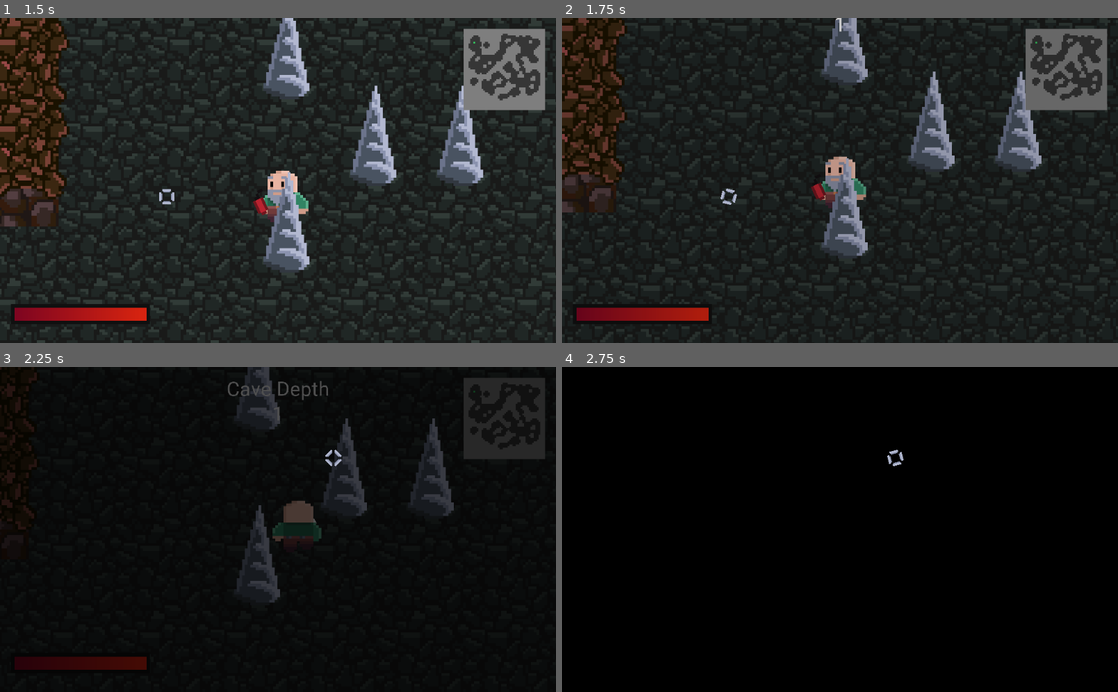
Above: before the commit, frames 1-4 (two rows, left to right).
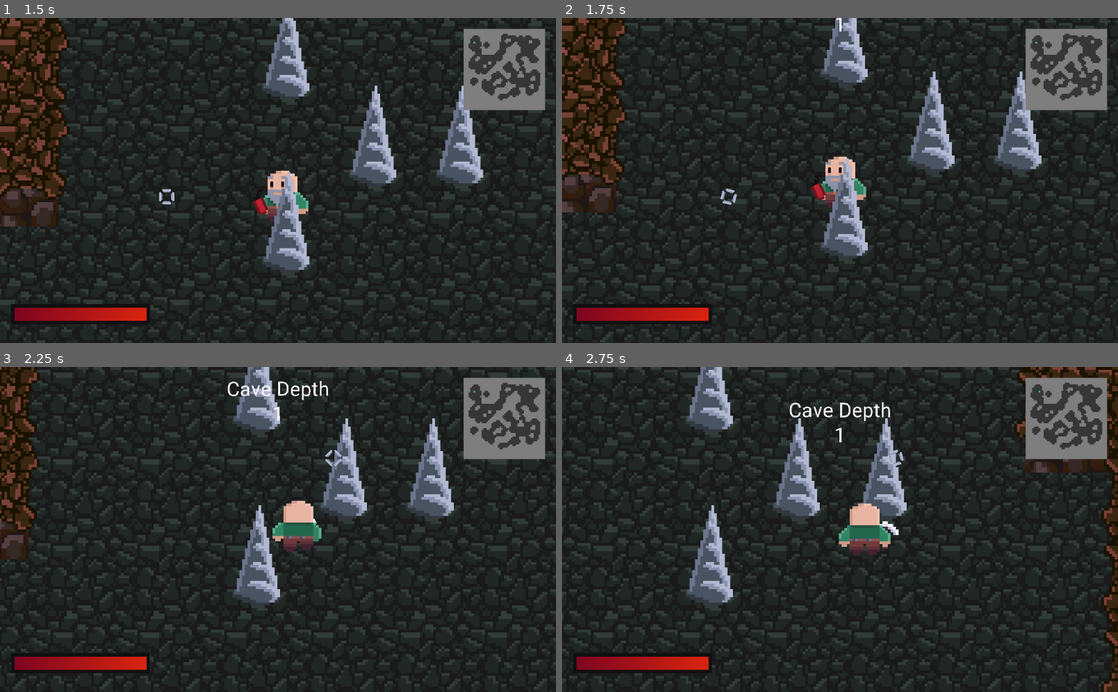
Above: after the commit, the same moments.

Repository: AyUpItsAli/Gunthers-Grotto-Coursework
Game: Godot game, scene res://World/Level/Level.tscn
The game is run twice, just before and just after one commit, with the same random seed, the same clock (stepped at 60 frames per second) and the same inputs.
Inputs (mouse positions are in pixels of both pictures, inside the frame that each line leads up to):
- Up to frame 1 (1.5 s): tap Enter (test) at 0.5 s; move the mouse to (400, 164) at 0.52 s; hold D (move_right) 0.53-1.28 s; hold Enter (test) 0.53-1.28 s; move the mouse to (166, 196) at 1.27 s; hold S (move_down) from 1.28 s (still down); tap 3 (equip_dynamite) at 1.35 s
- Up to frame 2 (1.75 s): keep holding S (move_down); tap Enter (test) at 1.55 s
- Up to frame 3 (2.25 s): move the mouse to (333, 458) at 2.02 s; release S (move_down) at 2.03 s; hold D (move_right) from 2.03 s (still down); hold 1 (equip_pickaxe) from 2.03 s (still down)
- Up to frame 4 (2.75 s): keep holding D (move_right); keep holding 1 (equip_pickaxe); tap Enter (test) at 2.3 s

Frame 1 is identical in both runs. In frame 2, 4.1% of the frame differs, in the area x 0-87%, y 0-94%; in frame 3, 60%; in frame 4, 99%, in the area x 0-100%, y 0-100%.

Commit message:
Rename debug keybind

Diff:
--- a/World/Level/Level.gd
+++ b/World/Level/Level.gd
@@ -15,9 +15,10 @@
 	generate_level() # Generate a new level when this scene is loaded
 
 func _unhandled_input(event):
-	# Used for testing: Executes the "player exited cave" procedure,
-	# without having to actually locate the cave exit
-	if event.is_action_pressed("test"):
+	# DEBUGGING:
+	# Instantly executes the "on_player_exited_cave" procedure,
+	# when the Enter key is pressed
+	if event.is_action_pressed("force_exit_cave"):
 		on_player_exited_cave()
 
 func _process(delta):
